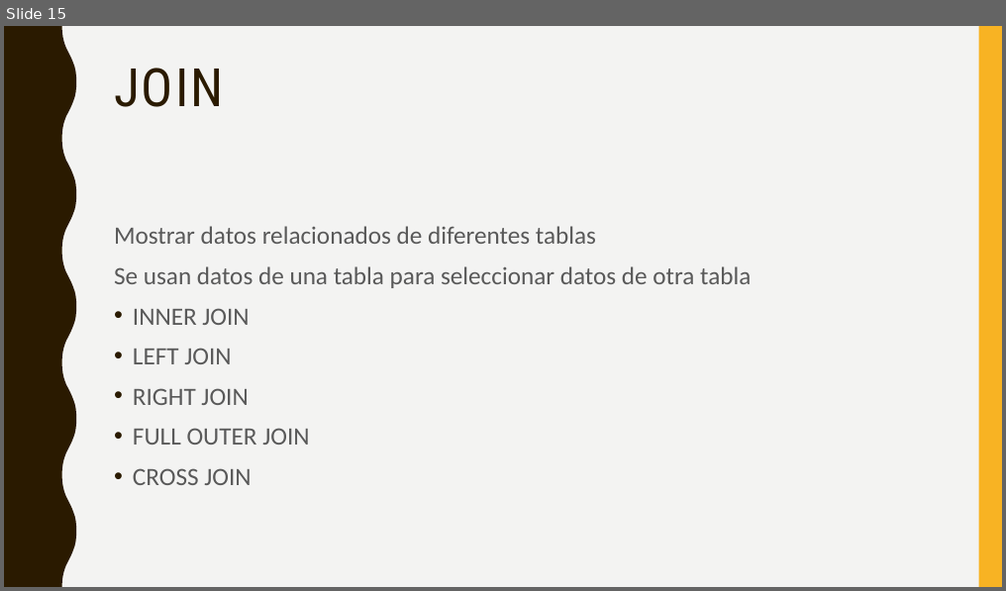
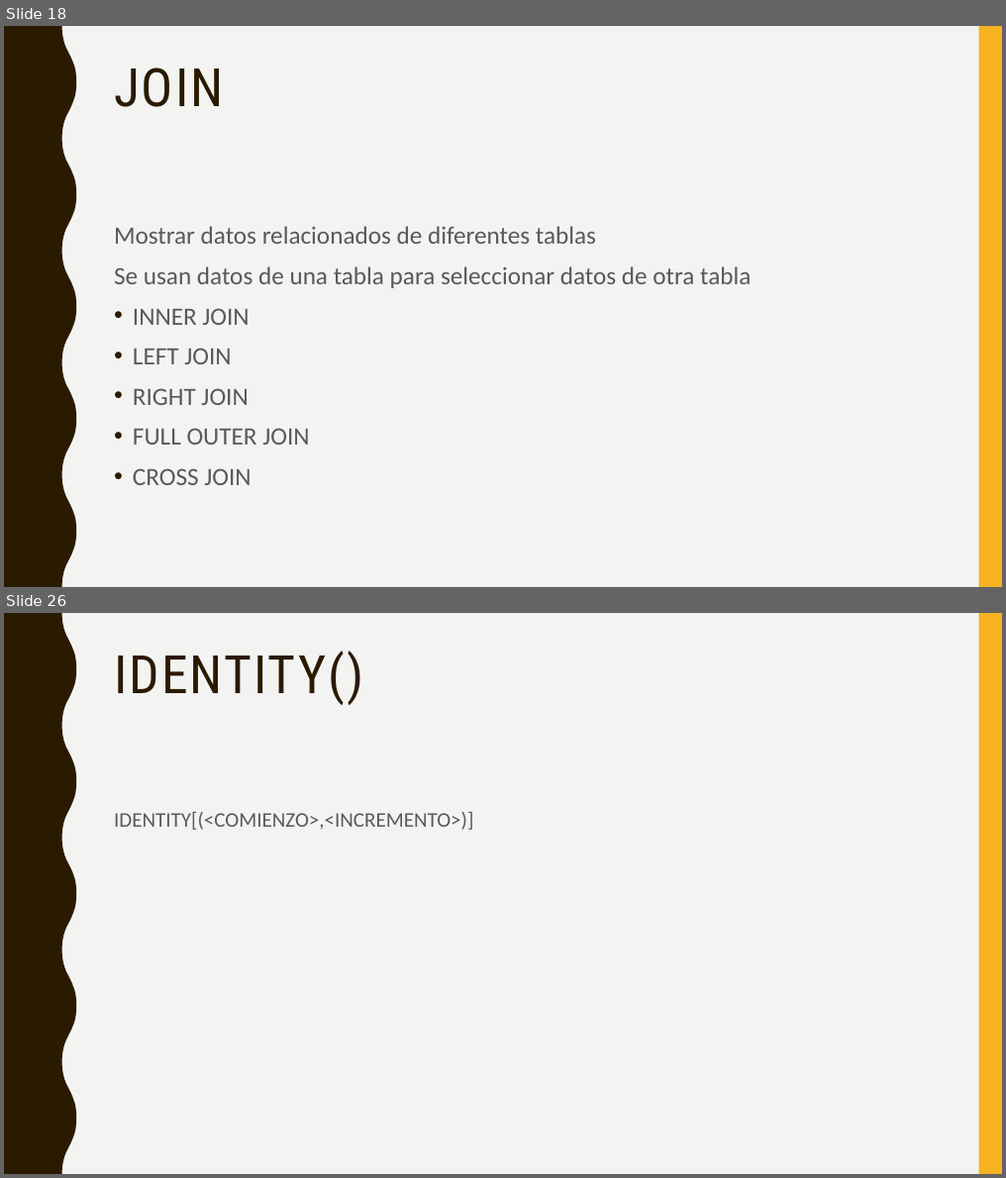
Before and after one commit to crisgon123/backend.tecsup3, a slide deck: Semana 7/Dia 2/Sql server.pptx. Shown one above the other, each under a label of ours: slide 15 before the commit, slides 18 and 26 after it; the slides between them are not shown. The pictures are 1006x591 and 1006x1178 pixels, drawn with LibreOffice and Linux fonts; fonts in the diff are those of the drawing. Boxes give left, top, right and bottom in pixels: in the first picture for what was removed or moved away, otherwise in the second. Text is boxed around its words. In the diff, an @@ line names an element or a change of style, - is before the commit and + after.

```diff
--- a/Semana 7/Dia 2/Sql server.pptx
+++ b/Semana 7/Dia 2/Sql server.pptx
@@ slide 26 added at (x1=4, y1=613, x2=1002, y2=1174), background #F3F3F2; not listed: 2 template elements that a slide beside it also shows @@
@@ title added at (x1=114, y1=651, x2=363, y2=705), 51 pt, text #2A1A00 @@
+IDENTITY()
@@ text added at (x1=114, y1=812, x2=473, y2=830), 20 pt, text #595959 @@
+IDENTITY[(<COMIENZO>,<INCREMENTO>)]
@@ what was slide 15 is now slide 18 @@
```
Also in this commit, not shown: 1 slide changed, 15 other slides added, 1 other file.
